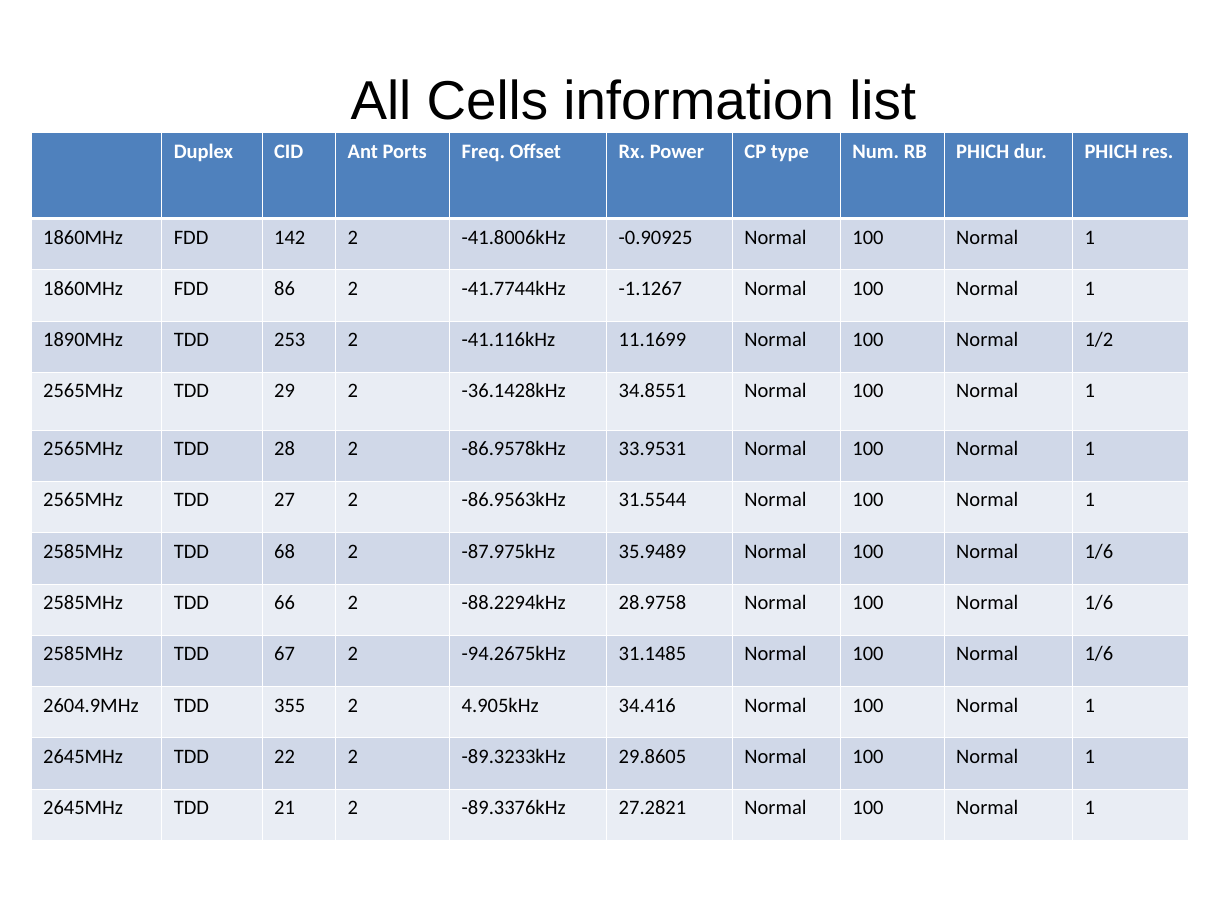
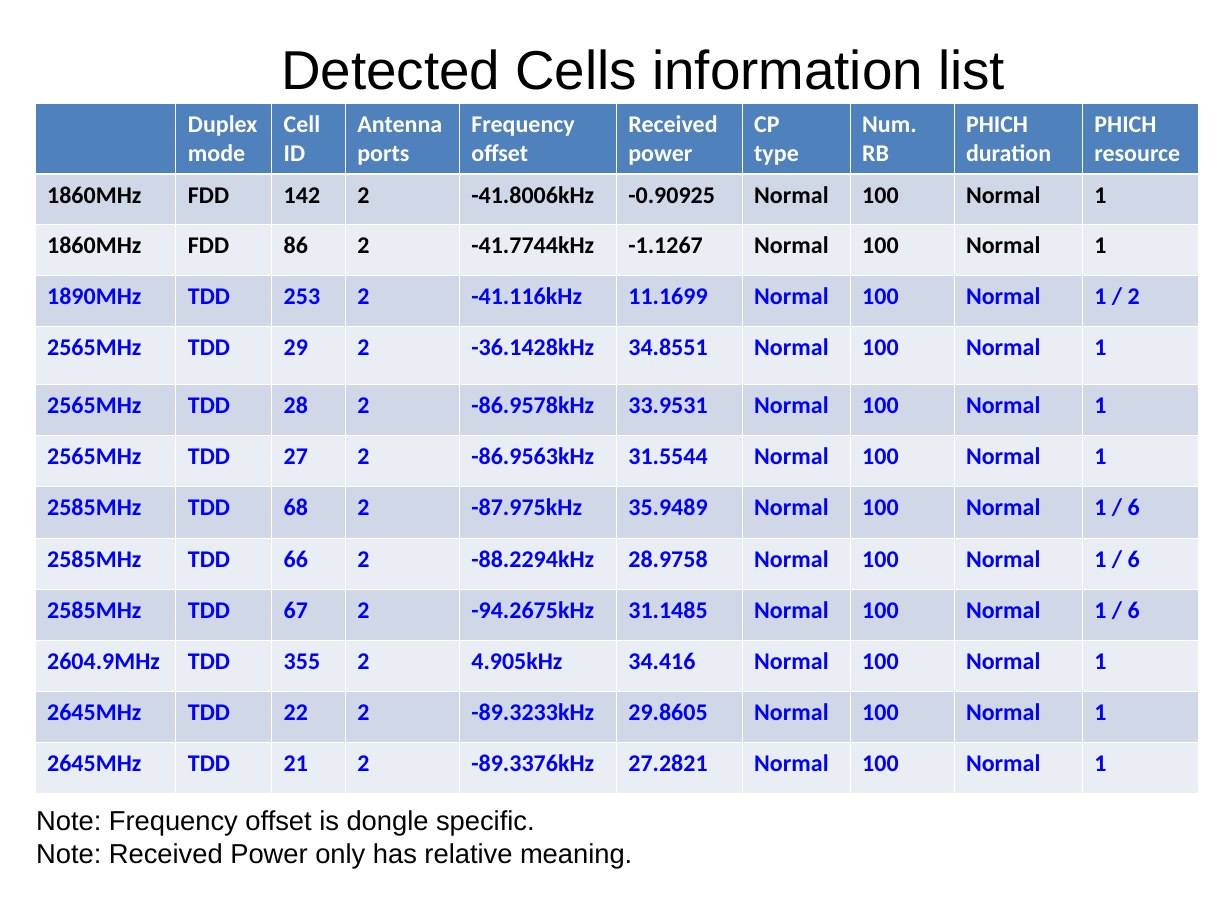
Before and after one commit to JiaoXianjun/rtl-sdr-LTE, a slide deck: slide 1 of scan-capture/All-Cells-Information.ppt. Drawn at 1232x924 pixels with LibreOffice and Linux fonts; fonts in the diff are those of the drawing. Boxes give left, top, right and bottom in pixels: in the first picture for what was removed or moved away, otherwise in the second. Text is boxed around its words. In the diff, an @@ line names an element or a change of style, - is before the commit and + after.

Commit message:
update detected cell list ppt

```diff
--- a/scan-capture/All-Cells-Information.ppt
+++ b/scan-capture/All-Cells-Information.ppt
@@ title at bbox=[281, 49, 1005, 90]: text changed @@
-All Cells information list
+Detected Cells information list
@@ table at bbox=[34, 103, 1198, 793] @@
-row 1:  | Duplex | CID | Ant Ports | Freq. Offset | Rx. Power | CP type | Num. RB | PHICH dur. | PHICH res.
+row 1:  | Duplex mode | Cell ID | Antennaports | Frequency offset | Received power | CP type | Num. RB | PHICH duration | PHICH resource
-row 4, column 10: 1/2
+row 4, column 10: 1 / 2
-row 8, column 10: 1/6
+row 8, column 10: 1 / 6
-row 9, column 10: 1/6
+row 9, column 10: 1 / 6
-row 10, column 10: 1/6
+row 10, column 10: 1 / 6
@@ size 12 to 14 pt in "CP type", "Num. RB", "1860MHz", "FDD" and 114 more places @@
@@ bold on in "1860MHz", "FDD", "142", "2" and 112 more places @@
@@ text colour #000000 to #0000FF in "1890MHz", "TDD", "253", "2" and 92 more places @@
@@ table: place and size @@
-table at bbox=[31, 132, 1188, 840]
+table at bbox=[34, 103, 1198, 793]
@@ text added at bbox=[36, 810, 632, 869], 16 pt, text #000000 @@
+Note: Frequency offset is dongle specific.
+Note: Received Power only has relative meaning.
```
